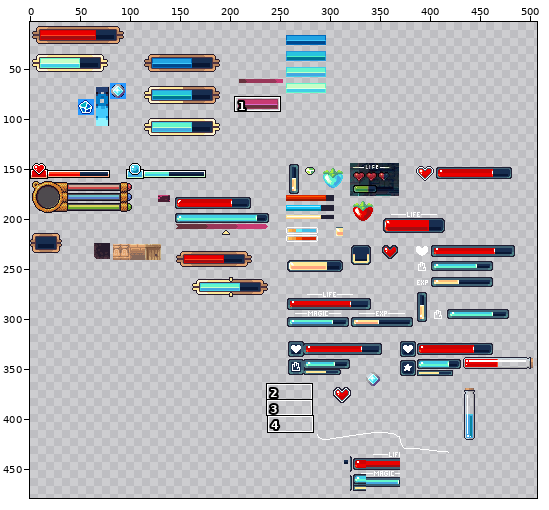
One commit to this sprite sheet: Platformer/Content/hud.png. Above: a wide view before the commit, with the close-up outlined.
Close-up. As it was:
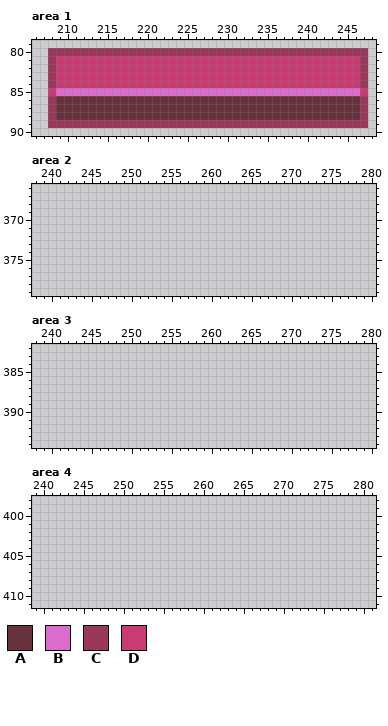
The file is 512x512 pixels. Colours within 5 levels of each other are drawn and written as one. Shown: area 1: x 206..248, y 79..90; area 2: x 238..280, y 366..379; area 3: x 238..280, y 382..394; area 4: x 239..281, y 398..411. The wide view leaves out empty margins. The commit also changed other parts of the picture, which this record leaves out.
Palette (. is transparent): A #68323d  B #dc6ccb  C #993759  D #c83b73
Pixels before, area 1, first column x 208:
80 CCCCCCCCCCCCCCCCCCCCCCCCCCCCCCCCCCCCCCCC
81 CDDDDDDDDDDDDDDDDDDDDDDDDDDDDDDDDDDDDDDC
82 CDDDDDDDDDDDDDDDDDDDDDDDDDDDDDDDDDDDDDDC
83 CDDDDDDDDDDDDDDDDDDDDDDDDDDDDDDDDDDDDDDC
84 CDDDDDDDDDDDDDDDDDDDDDDDDDDDDDDDDDDDDDDC
85 DBBBBBBBBBBBBBBBBBBBBBBBBBBBBBBBBBBBBBBD
86 CAAAAAAAAAAAAAAAAAAAAAAAAAAAAAAAAAAAAAAC
87 CAAAAAAAAAAAAAAAAAAAAAAAAAAAAAAAAAAAAAAC
88 CAAAAAAAAAAAAAAAAAAAAAAAAAAAAAAAAAAAAAAC
89 CCCCCCCCCCCCCCCCCCCCCCCCCCCCCCCCCCCCCCCC
New version:
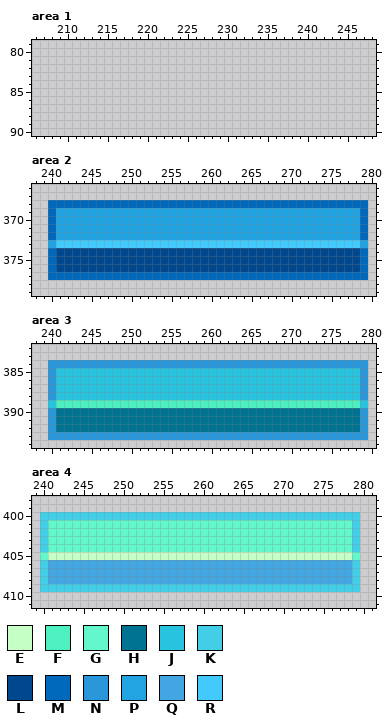
Colours new in this view: E #c6ffc6  F #4df0c0  G #63f7cb  H #007392  J #28c3df  K #42cee7  L #00488d  M #0069bb  N #2997d9  P #22a4e3  Q #43a6e2  R #42cafd
What changed:
Area 1:
Colour A is gone in rows 86 to 88 at x 209 to 246.
Colour B is gone in row 85 at x 209 to 246.
Colour C is gone in row 80 at x 208 to 247; in rows 81 to 84 at x 208 and 247; in rows 86 to 88 at x 208 and 247; in row 89 at x 208 to 247.
Colour D is gone in rows 81 to 84 at x 209 to 246; in row 85 at x 208 and 247.
Area 2:
Colour L is added in rows 374 to 376 at x 241 to 278.
Colour M is added in row 368 at x 240 to 279; in rows 369 to 372 at x 240 and 279; in rows 374 to 376 at x 240 and 279; in row 377 at x 240 to 279.
Colour P is added in rows 369 to 372 at x 241 to 278; in row 373 at x 240 and 279.
Colour R is added in row 373 at x 241 to 278.
Area 3:
Colour F is added in row 389 at x 241 to 278.
Colour H is added in rows 390 to 392 at x 241 to 278.
Colour J is added in rows 385 to 388 at x 241 to 278; in row 389 at x 240 and 279.
Colour N is added in row 384 at x 240 to 279; in rows 385 to 388 at x 240 and 279; in rows 390 to 392 at x 240 and 279; in row 393 at x 240 to 279.
Area 4:
Colour E is added in row 405 at x 241 to 278.
Colour G is added in rows 401 to 404 at x 241 to 278; in row 405 at x 240 and 279.
Colour K is added in row 400 at x 240 to 279; in rows 401 to 404 at x 240 and 279; in rows 406 to 408 at x 240 and 279; in row 409 at x 240 to 279.
Colour Q is added in rows 406 to 408 at x 241 to 278.
Boxes around the changes in both close-ups, in picture pixels (x1, y1, x2, y2):
erased: (48, 48, 368, 128)
added: (48, 200, 368, 280)
added: (48, 360, 368, 440)
added: (40, 512, 360, 592)
